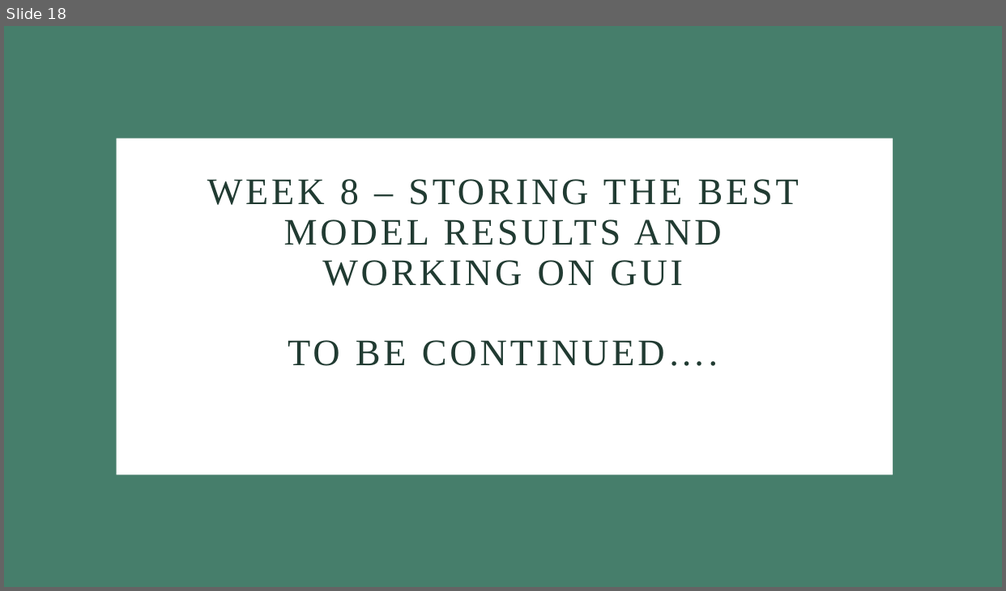
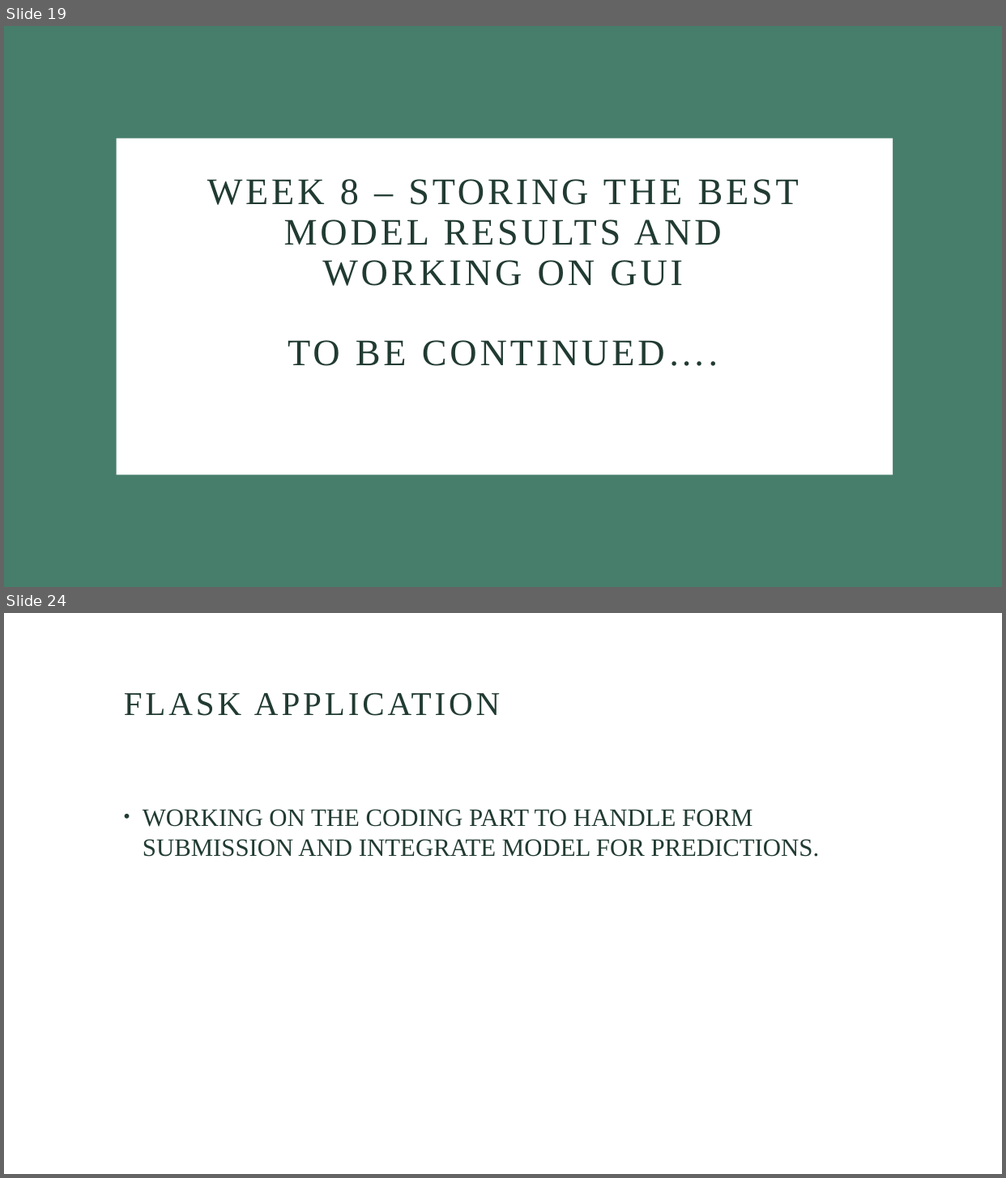
Before and after one commit to mpriyankapatil/ISU-Software_Project_2024, a slide deck: Week 6 .pptx. Shown one above the other, each under a label of ours: slide 18 before the commit, slides 19 and 24 after it; the slides between them are not shown. The pictures are 1006x591 and 1006x1178 pixels, drawn with LibreOffice and Linux fonts; fonts in the diff are those of the drawing. Boxes give left, top, right and bottom in pixels: in the first picture for what was removed or moved away, otherwise in the second. Text is boxed around its words. In the diff, an @@ line names an element or a change of style, - is before the commit and + after.

```diff
--- a/Week 6 .pptx
+++ b/Week 6 .pptx
@@ slide 24 added at bbox=[4, 613, 1002, 1174], background #FFFFFF @@
@@ title added at bbox=[124, 693, 500, 716], 32 pt, text #213B32 @@
+FLASK APPLICATION
@@ text added at bbox=[143, 809, 820, 857], 24 pt, text #213B32 @@
+• WORKING ON THE CODING PART TO HANDLE FORM SUBMISSION AND INTEGRATE MODEL FOR PREDICTIONS.
@@ what was slide 18 is now slide 19 @@
```
Also in this commit, not shown: 1 slide changed, 6 other slides added, 1 other file.
